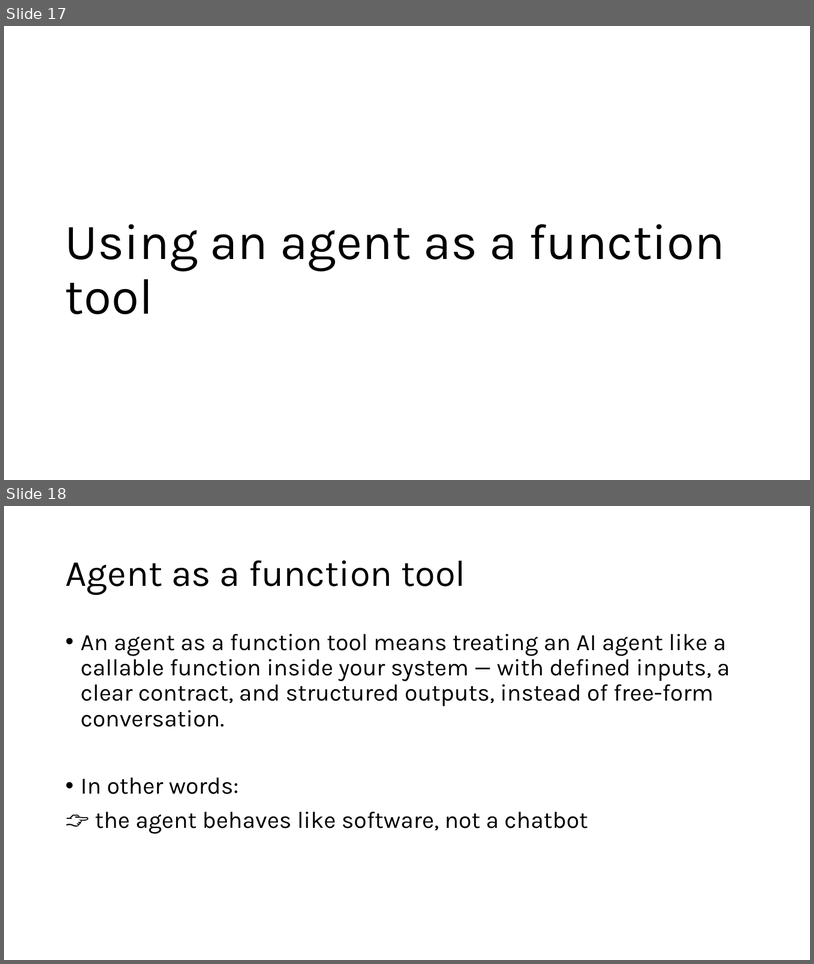
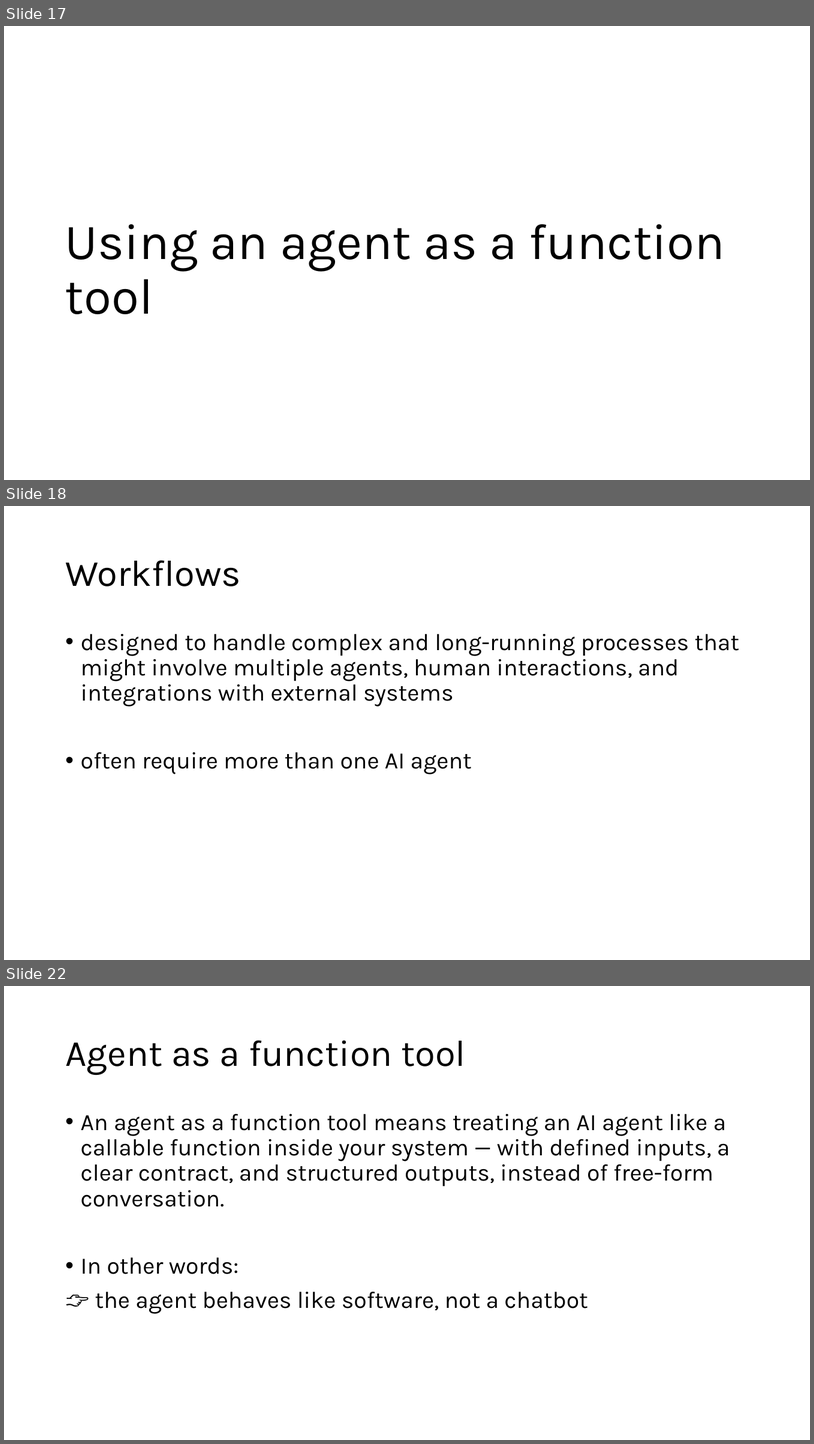
Before and after one commit to mehrthur-teste/NetBCConfJan21, a slide deck: docs/revised.pptx. Shown one above the other, each under a label of ours: slides 17 and 18 before the commit, slides 17, 18 and 22 after it; the slides between them are not shown. The pictures are 814x964 and 814x1444 pixels, drawn with LibreOffice and Linux fonts; fonts in the diff are those of the drawing. Boxes give left, top, right and bottom in pixels: in the first picture for what was removed or moved away, otherwise in the second. Text is boxed around its words. In the diff, an @@ line names an element or a change of style, - is before the commit and + after.

```diff
--- a/docs/revised.pptx
+++ b/docs/revised.pptx
@@ slide 18 added at box(4, 506, 810, 960), background #FFFFFF @@
@@ title added at box(65, 560, 241, 586), 44 pt, text #000000 @@
+Workflows
@@ text added at box(81, 634, 740, 774), 28 pt, text #000000 @@
+• designed to handle complex and long-running processes that might involve multiple agents, human interactions, and integrations with external systems
+• often require more than one AI agent
@@ what was slide 18 is now slide 22 @@
```
Also in this commit, not shown: 3 other slides added.
